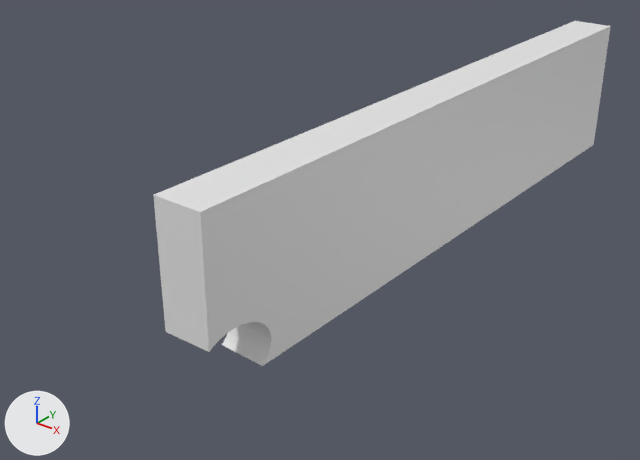
An edit to the Blender file Assets/Obstacle2.blend, drawn before and after from the same camera.
Rendered twice from a camera (50 mm lens) standing at (10.13, -14.52, 8.02) and looking at (-0.89, -0.75, -0.53). The axes (+X, +Y, +Z) are drawn at lower left. The lights are the same throughout.
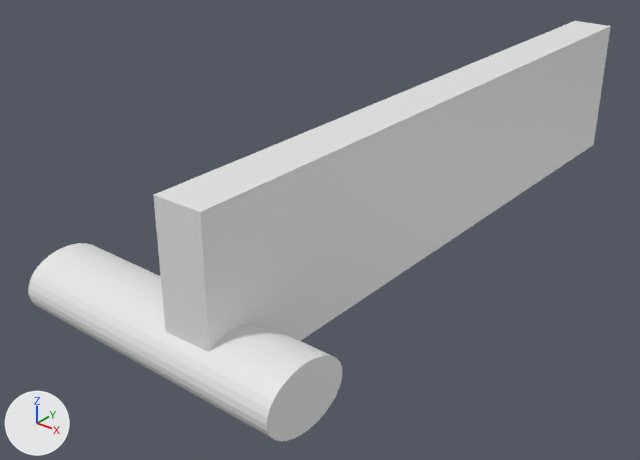
Changed parts and their boxes [x1, y1, x2, y2] in the pictures (640 x 460 px):
'Cylinder', shown: after [28, 243, 342, 441]

Patch to the scene script:
```diff
--- a/Assets/Obstacle2.blend.py
+++ b/Assets/Obstacle2.blend.py
@@ ob_cylinder @@
 _m = ob_cylinder.modifiers.new('Boolean', 'BOOLEAN')
-ob_cylinder.hide_set(True)
```
